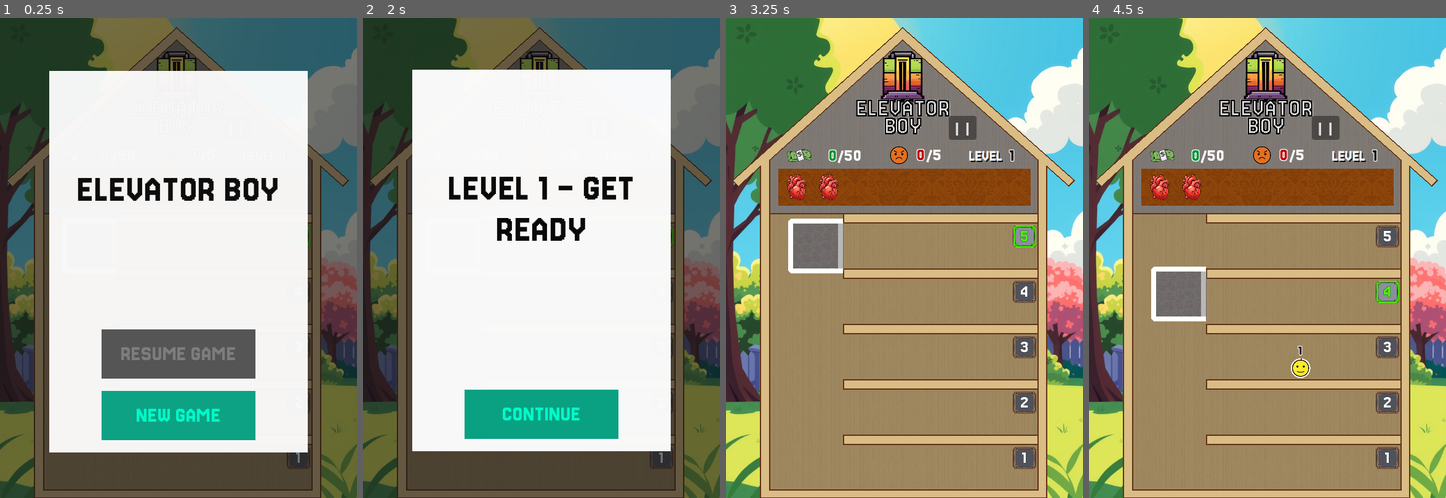
Above: before the commit, frames 1-4 (left to right).
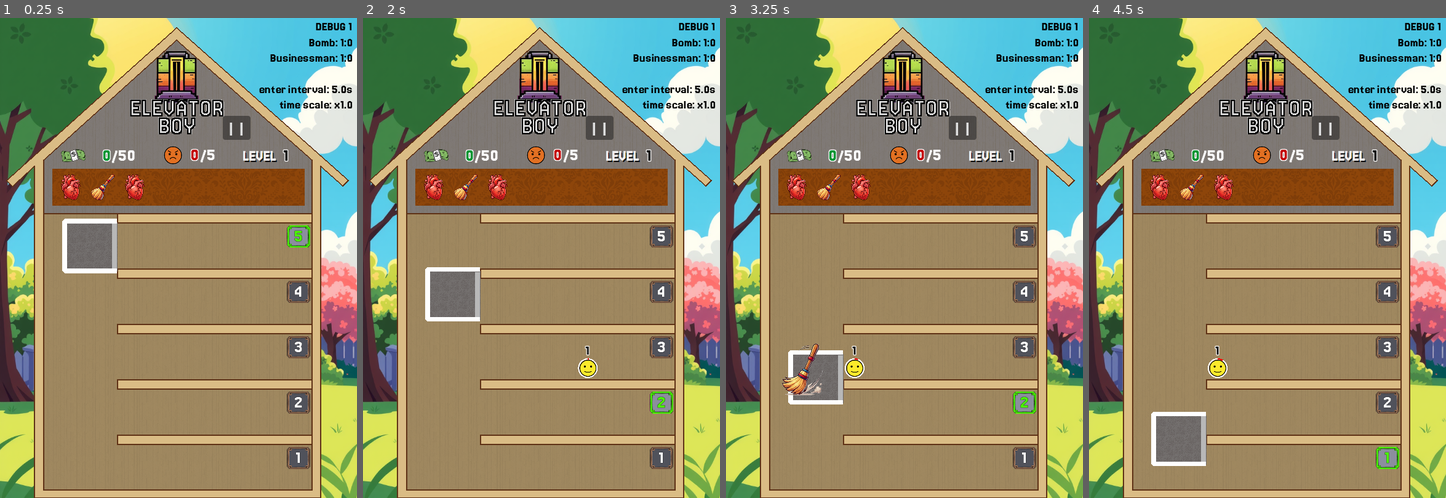
Above: after the commit, the same moments.

Repository: gilad905/elevator-boy
Game: Godot game, scene res://scenes/main.tscn
Same seed, same stepped clock (60 frames per second), same inputs: the game is played once before the commit and once after it.
Inputs (mouse positions are in pixels of both pictures, inside the frame that each line leads up to):
- Up to frame 1 (0.25 s): no input
- Up to frame 2 (2 s): click (466, 186) at 0.52 s; click (541, 411) at 1.25 s, where only the run before the commit has a clickable "NEW GAME"
- Up to frame 3 (3.25 s): click (904, 416) at 2 s, where only the run before the commit has a clickable "CONTINUE"; hold Up (elevator_move_up) from 2.78 s (still down); tap Space (door_toggle) at 2.85 s
- Up to frame 4 (4.5 s): release Up (elevator_move_up) at 3.53 s; hold Down (elevator_move_down) 3.53-4.28 s; tap A (time_scale_decrease) at 3.6 s; hold Up (elevator_move_up) from 4.28 s (still down); hold Q (time_scale_increase) from 4.28 s (still down)

The runs differ from the first frame. In frame 1, 98% of the frame differs, in the area x 0-100%, y 0-100%; in frame 2, 98%; in frame 3, 5.6%; in frame 4, 5.7%.

Commit message:
tweaking sweep + fall

Diff:
--- a/assets/animations/broom_sweep.tres
+++ b/assets/animations/broom_sweep.tres
@@ -47,5 +47,5 @@
 }],
 "loop": false,
 "name": &"default",
-"speed": 5.0
+"speed": 7.0
 }]
--- a/scripts/globals/env.gd
+++ b/scripts/globals/env.gd
@@ -10,6 +10,6 @@
 	return OS.has_feature("editor") or OS.is_debug_build()
 
 # cannot be in settings.gd because of cyclic dependency
-static var is_dev: bool = false
-# static var is_dev: bool = _resolve_is_dev()
+# static var is_dev: bool = false
+static var is_dev: bool = _resolve_is_dev()
 static var version: String = "1"
--- a/scripts/globals/npcs.gd
+++ b/scripts/globals/npcs.gd
@@ -56,7 +56,7 @@
 
 static func add_result_tweener(tween: Tween, result: Node2D):
 	var scale = result.scale.x
-	var duration = Settings.npc_result_sec
+	var duration = Settings.npc_result_duration
 	for type in ["x", "y"]:
 		tween.tween_property(result, "scale:" + type, scale * 2, duration)
 	await tween.finished
--- a/scripts/globals/settings.gd
+++ b/scripts/globals/settings.gd
@@ -43,7 +43,8 @@
 const npc_spacing: int = 7
 const npc_speed: int = 200
 const patience_radius: int = 15
-const npc_result_sec: float = 1.0
+const npc_result_duration: float = 1.0
+const npc_fall_duration: float = 2
 
 const half_floor_sec: float = 0.4
 const door_speed: int = 3
--- a/scripts/item/item_broom.gd
+++ b/scripts/item/item_broom.gd
@@ -1,6 +1,10 @@
 extends Item
 
 const SWEEP_FRAMES = preload("res://assets/animations/broom_sweep.tres")
+var anim_duration = 0.0
+
+func _ready() -> void:
+	anim_duration = SWEEP_FRAMES.get_frame_count("default") / SWEEP_FRAMES.get_animation_speed("default")
 
 func _on_pressed() -> void:
 	# needs to call activate() for super.activate()
@@ -9,8 +13,9 @@
 func activate() -> void:
 	var rooms = _get_affected_rooms()
 	var elevator_only = rooms.size() == 1
-	await _show_animation(elevator_only)
+	_show_animation(elevator_only)
 
+	await get_tree().create_timer(.5).timeout
 	for room: Room in rooms:
 		for npc: Npc in room.get_node("NPCs").get_children():
 			_sweep_npc(npc)
@@ -22,19 +27,17 @@
 
 func _show_animation(elevator_only: bool) -> void:
 	var x_end = 50 if elevator_only else 300
-	var duration = SWEEP_FRAMES.get_frame_count("default") / SWEEP_FRAMES.get_animation_speed("default")
 
 	var anim = AnimatedSprite2D.new()
 	anim.sprite_frames = SWEEP_FRAMES
 	anim.position = Vector2(5, 28)
-	anim.scale = Vector2(.4, .4)
+	anim.scale = Vector2(.35, .35)
 	Nodes.Elevator.add_child(anim)
 
 	var tween = anim.create_tween()
-	tween.tween_property(anim, "position:x", x_end, duration).as_relative()
+	tween.tween_property(anim, "position:x", x_end, anim_duration).as_relative()
 	anim.play()
-	await anim.animation_finished
-	anim.queue_free()
+	anim.animation_finished.connect(anim.queue_free)
 
 func _sweep_npc(npc: Npc) -> void:
 	npc.remove(Npc.RemovalType.Fall)
--- a/scripts/npc/class_npc.gd
+++ b/scripts/npc/class_npc.gd
@@ -4,7 +4,8 @@
 
 const zero_angle: float = PI * -0.5
 const full_angle: float = PI * 1.5
-const result_sec: float = Settings.npc_result_sec
+const result_duration: float = Settings.npc_result_duration
+const fall_duration: float = Settings.npc_fall_duration
 enum Type {Unset, Person, Bomb, Businessman}
 enum RemovalType {Fade, Fall}
 
@@ -72,17 +73,18 @@
 
 func fade_out() -> Tween:
 	var tween = create_tween()
-	tween.tween_property(self , "modulate:a", 0, result_sec)
+	tween.tween_property(self , "modulate:a", 0, result_duration)
 	return tween
 
 func fall() -> Tween:
 	var tween = create_tween()
 	tween.set_parallel()
-	tween.tween_property(self , "position:y", fall_y, result_sec).as_relative().set_trans(Tween.TRANS_BACK)
+	tween.tween_property(self , "position:y", fall_y, fall_duration).as_relative() \
+		.set_trans(Tween.TRANS_BACK)
 	var _x = _randi_range_signed(50, 300)
 	var _rotation = _randi_range_signed(50, 200)
-	tween.tween_property(self , "position:x", _x, result_sec).as_relative()
-	tween.tween_property(self , "rotation_degrees", _rotation, result_sec).as_relative()
+	tween.tween_property(self , "position:x", _x, fall_duration).as_relative()
+	tween.tween_property(self , "rotation_degrees", _rotation, fall_duration).as_relative()
 	return tween
 
 func _remove_node() -> void:
Not shown, changed: .github/copilot-instructions.md
